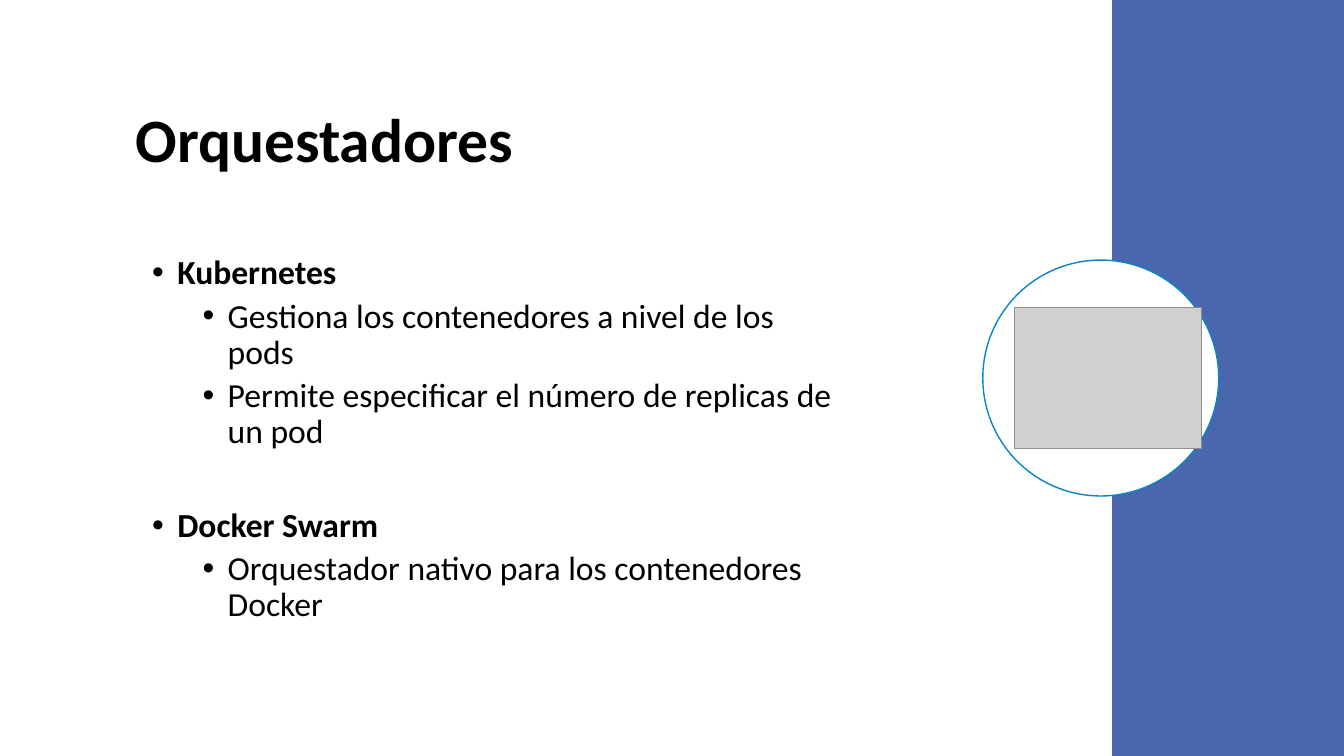
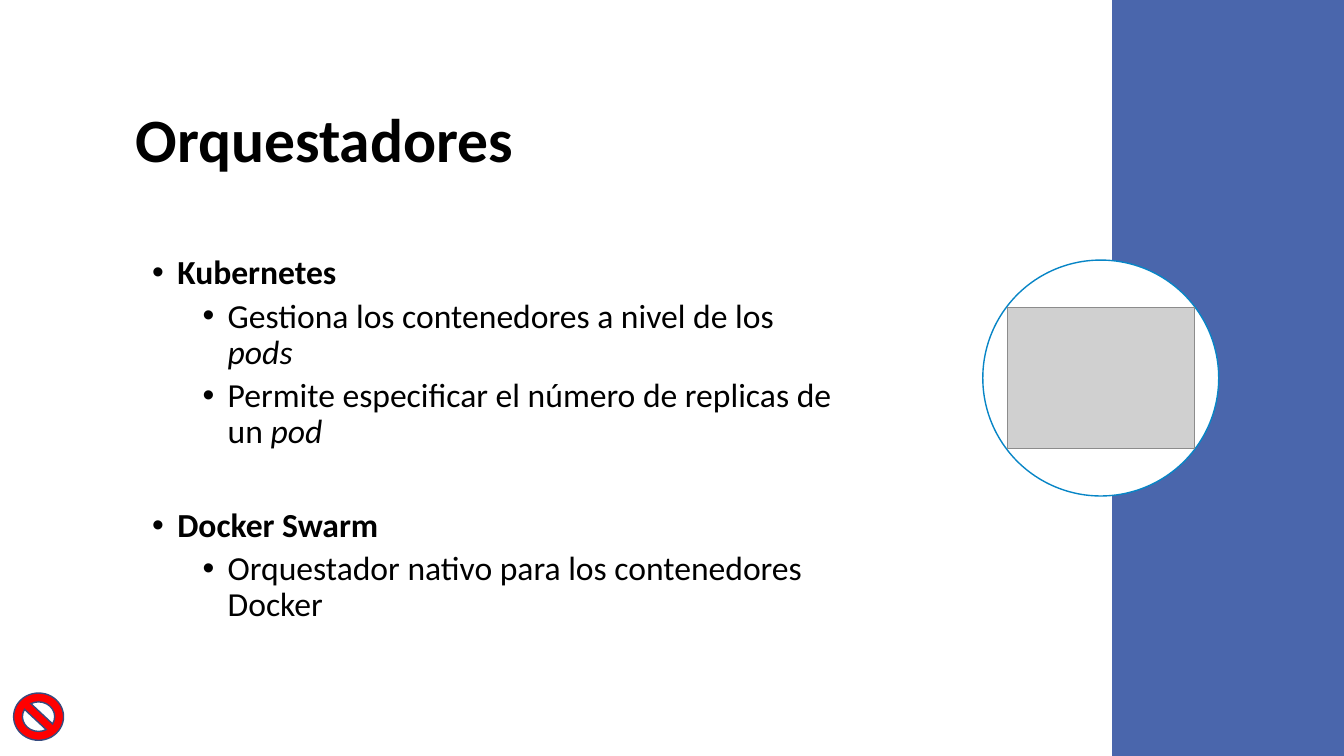
Before and after one commit to VictorIranzo/TFG_Microservices, a slide deck: slide 17 of Trabajo/Presentación/Desarrollo de software basado en microservicios.pptx (slide 16 before the commit). Drawn at 1344x756 pixels with LibreOffice and Linux fonts; fonts in the diff are those of the drawing; grey boxes stand for pictures. Boxes give left, top, right and bottom in pixels: in the first picture for what was removed or moved away, otherwise in the second. Text is boxed around its words. In the diff, an @@ line names an element or a change of style, - is before the commit and + after.

```diff
--- a/Trabajo/Presentación/Desarrollo de software basado en microservicios.pptx
+++ b/Trabajo/Presentación/Desarrollo de software basado en microservicios.pptx
@@ text at (228, 304, 831, 449): italic on in "pods", "pod" @@
@@ picture: place and size @@
-picture at (1015, 308, 1202, 450)
+picture at (1007, 308, 1194, 450)
@@ no-entry sign added at (14, 694, 65, 741), fill #FF0000, outline #374B7F 1 pt @@
```
Also in this commit, not shown: 14 other slides changed, 14 slides added, 4 slides removed, 12 other files.
